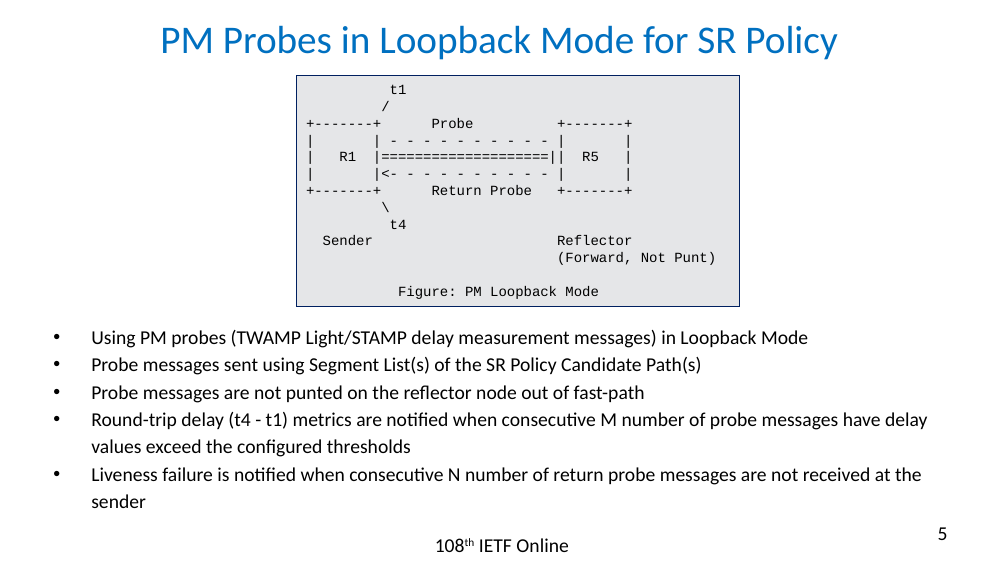
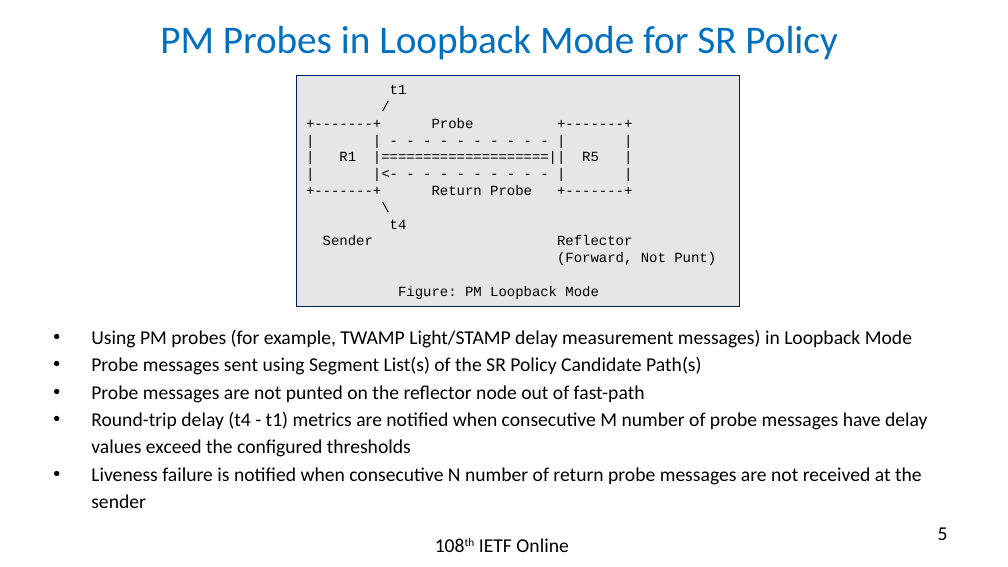
Before and after one commit to rakgandhi/ietf-slides, a slide deck: slide 5 of draft-gandhi-spring-sr-enhanced-plm-02.pptx. Drawn at 1008x567 pixels with LibreOffice and Linux fonts; fonts in the diff are those of the drawing. Boxes give left, top, right and bottom in pixels: in the first picture for what was removed or moved away, otherwise in the second. Text is boxed around its words. In the diff, an @@ line names an element or a change of style, - is before the commit and + after.

```diff
--- a/draft-gandhi-spring-sr-enhanced-plm-02.pptx
+++ b/draft-gandhi-spring-sr-enhanced-plm-02.pptx
@@ text at [91,330,912,348]: text changed @@
-• Using PM probes (TWAMP Light/STAMP delay measurement messages) in Loopback Mode
+• Using PM probes (for example, TWAMP Light/STAMP delay measurement messages) in Loopback Mode
```
Also in this commit, not shown: 1 other slide changed, 1 other file.
